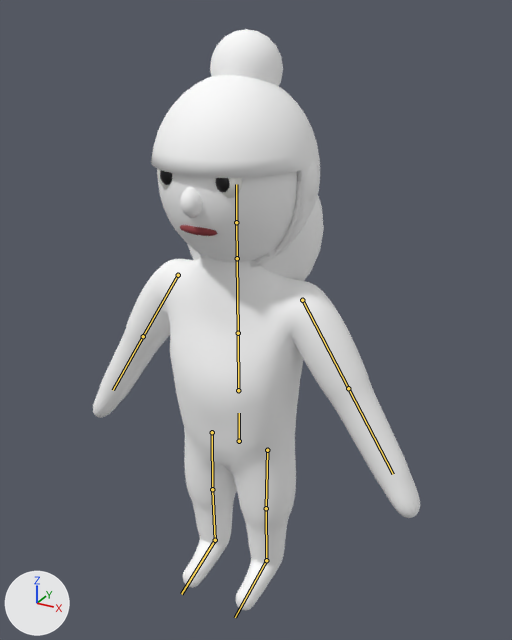
One commit to the glTF model assets/models/peon_toddler.glb: the scene before it, then after it.
One viewpoint serves both versions: a camera (50 mm lens) standing at (0.514, -0.876, 0.94) and looking at (0.03, 0.004, 0.5). Lighting does not change. The marker at lower left points along +X, +Y and +Z. The older version comes first. The bones that change, and the others that lie on the model, are drawn over the model as lines.

In view in the first picture: 'body', 'hair0', 'hair1', 'hair2'.
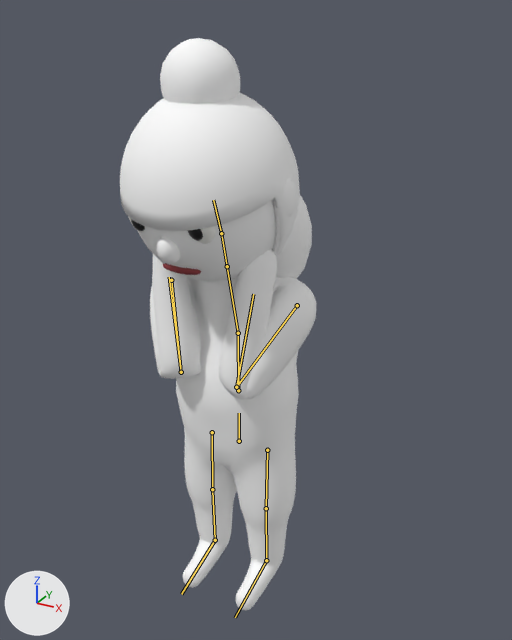
The newer file adds an action. The first version stands in its rest pose; the second is drawn at frame 0 of the action 'peekaboo'.

Boxes [x1, y1, x2, y2] around the edits, measured in the pictures (512 x 640 px):
'body', posed (42% narrower)
    before: [93, 162, 420, 611]
    after: [128, 178, 316, 611]
'hair2', posed (11% wider, 9% shorter)
    before: [151, 75, 324, 281]
    after: [120, 92, 312, 279]
'hair1', posed
    before: [210, 29, 283, 86]
    after: [160, 38, 277, 223]
'hair0', posed (not visible afterwards)
    before: [296, 171, 301, 200]
bone 'chest', root to tip
    before: (238, 333) to (237, 258)
    after: (238, 333) to (227, 266)
bone 'head', root to tip
    before: (236, 222) to (236, 184)
    after: (221, 233) to (213, 200)
bone 'upper_arm.L', root to tip
    before: (302, 300) to (348, 388)
    after: (297, 305) to (236, 387)
bone 'forearm.L', root to tip
    before: (348, 388) to (393, 474)
    after: (236, 387) to (253, 294)
bone 'upper_arm.R', root to tip
    before: (178, 275) to (143, 336)
    after: (171, 280) to (181, 372)
bone 'forearm.R', root to tip
    before: (143, 336) to (113, 390)
    after: (181, 372) to (169, 277)

The change, as a diff of the scene's bpy script:
```diff
--- a/assets/models/peon_toddler.glb.py
+++ b/assets/models/peon_toddler.glb.py
@@ bone_chest @@
 bone_chest = bpy.data.objects['rig'].pose.bones['chest']  # child of 'spine'
-bone_chest.rotation_quaternion = (1.0, 0.0, 0.0, 0.0)  # degrees (0, 0, 0)
+bone_chest.rotation_quaternion = (0.993, 0.122, 0.0, 0.0)  # degrees (14, 0, 0)
@@ bone_head @@
 bone_head = bpy.data.objects['rig'].pose.bones['head']  # child of 'neck'
-bone_head.rotation_quaternion = (1.0, 0.0, 0.0, 0.0)  # degrees (0, 0, 0)
+bone_head.rotation_quaternion = (0.999, 0.052, 0.0, 0.0)  # degrees (6, 0, 0)
@@ bone_upper_arm_l @@
 bone_upper_arm_l = bpy.data.objects['rig'].pose.bones['upper_arm.L']  # child of 'chest'
-bone_upper_arm_l.rotation_quaternion = (1.0, 0.0, 0.0, 0.0)  # degrees (0, 0, 0)
+bone_upper_arm_l.rotation_quaternion = (-0.797, 0.58, -0.164, -0.029)  # degrees (-73, 17, -9)
@@ bone_forearm_l @@
 bone_forearm_l = bpy.data.objects['rig'].pose.bones['forearm.L']  # child of 'upper_arm.L'
-bone_forearm_l.rotation_quaternion = (1.0, 0.0, 0.0, 0.0)  # degrees (0, 0, 0)
+bone_forearm_l.rotation_quaternion = (0.259, -0.819, 0.0, -0.512)  # degrees (-129, -57, -29)
@@ bone_upper_arm_r @@
 bone_upper_arm_r = bpy.data.objects['rig'].pose.bones['upper_arm.R']  # child of 'chest'
-bone_upper_arm_r.rotation_quaternion = (1.0, 0.0, 0.0, 0.0)  # degrees (0, 0, 0)
+bone_upper_arm_r.rotation_quaternion = (-0.797, 0.58, 0.164, 0.029)  # degrees (-73, -17, 9)
@@ bone_forearm_r @@
 bone_forearm_r = bpy.data.objects['rig'].pose.bones['forearm.R']  # child of 'upper_arm.R'
-bone_forearm_r.rotation_quaternion = (1.0, 0.0, 0.0, 0.0)  # degrees (0, 0, 0)
+bone_forearm_r.rotation_quaternion = (0.259, -0.819, 0.0, 0.512)  # degrees (-129, 57, 29)
```
